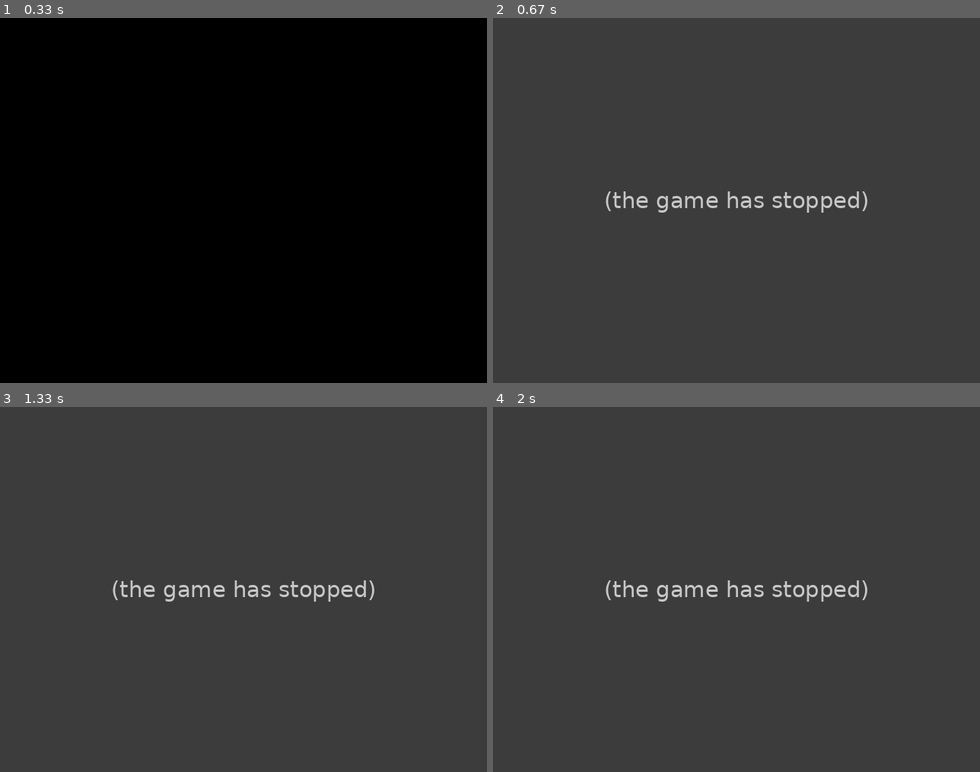
Above: before the commit, frames 1-4 (two rows, left to right).
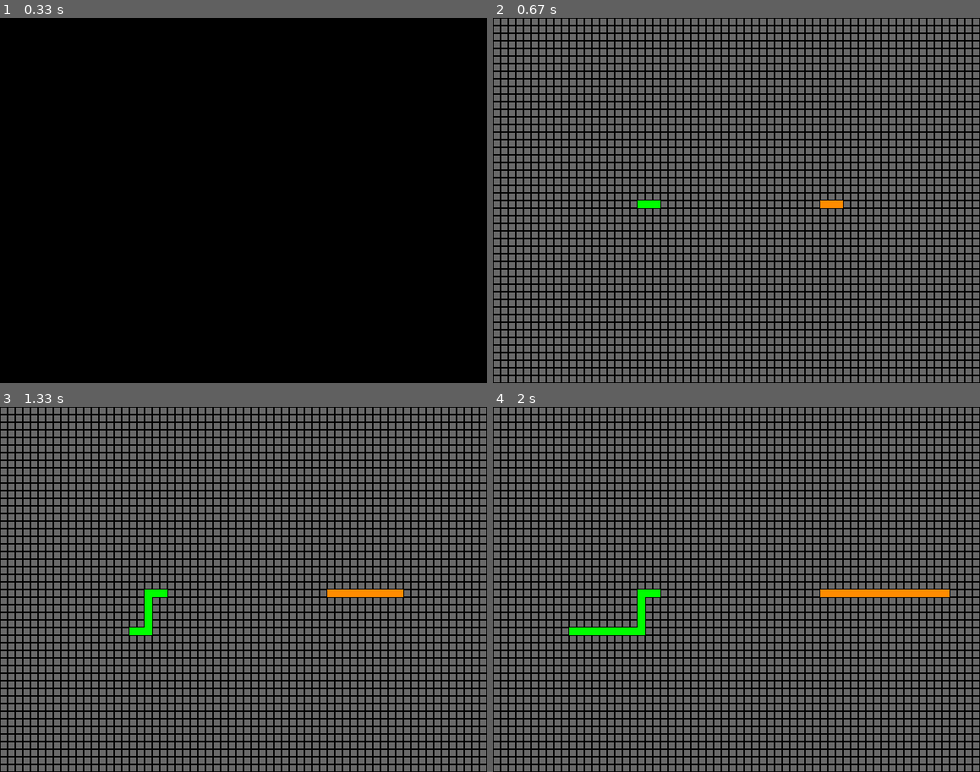
Above: after the commit, the same moments.

Repository: chiunaomi/Revamping-Tron-AI
Game: pygame game, started from tron-master.py
Two runs of this game, one before a commit and one after it. Both use one fixed random seed, a clock stepped at 60 frames per second and the inputs below.
Inputs (mouse positions are in pixels of both pictures, inside the frame that each line leads up to):
- Up to frame 1 (0.33 s): no input
- Up to frame 2 (0.67 s): click (736, 200) at 0.38 s
- Up to frame 3 (1.33 s): tap S at 0.67 s; tap A at 1.1 s
- Up to frame 4 (2 s): no input

Frame 1 is identical in both runs. In frame 2, 100% of the frame differs, in the area x 0-100%, y 0-100%; in frame 3, 100%; in frame 4, 100%.
Error before the commit: NameError: name 'TronModelView' is not defined (tron-master.py line 241); the game stopped at 0.38 s (later frames are placeholders)

Commit message:
Adding start screen, needs some cleaning/debugging

Diff:
--- a/tron-master.py
+++ b/tron-master.py
@@ -238,7 +238,7 @@
 
 
         while running:
-            model = TronModelView(10,640,480)
+            model = TronModel(10,640,480)
             view = PyGameWindowView(model,640,480)
             view._init_draw()
             controller = KeyControl(model)
